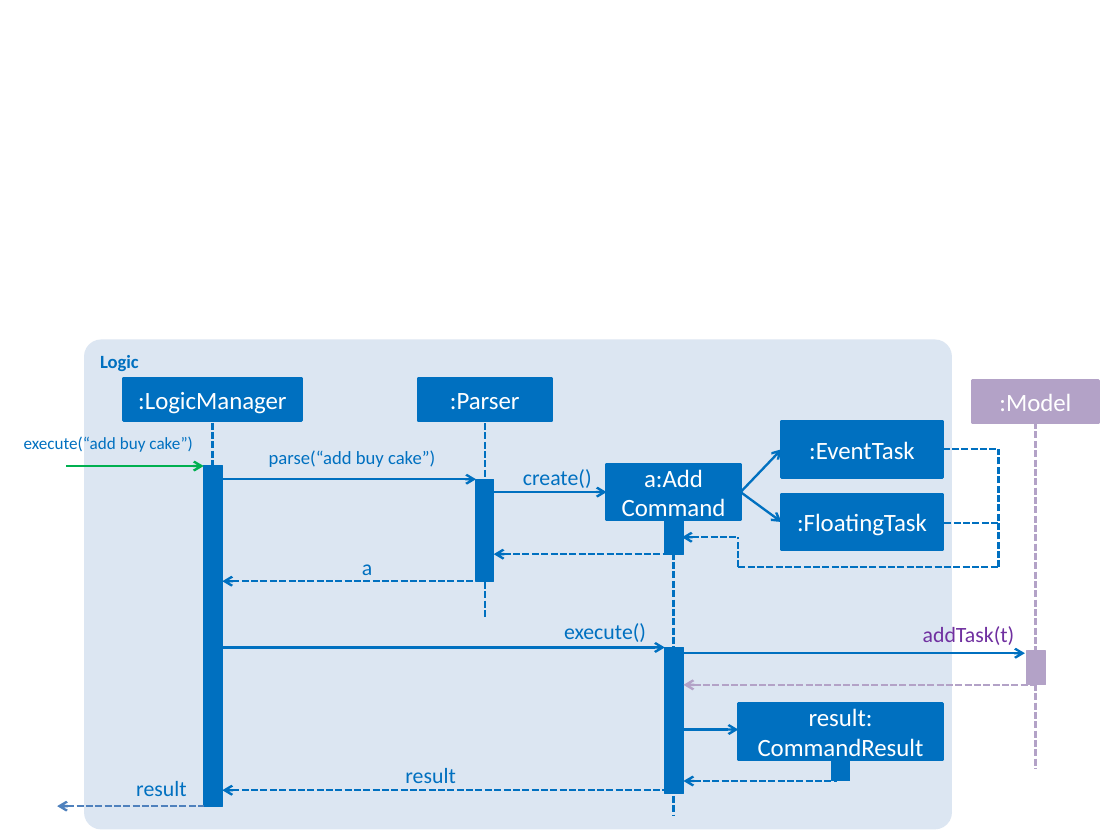
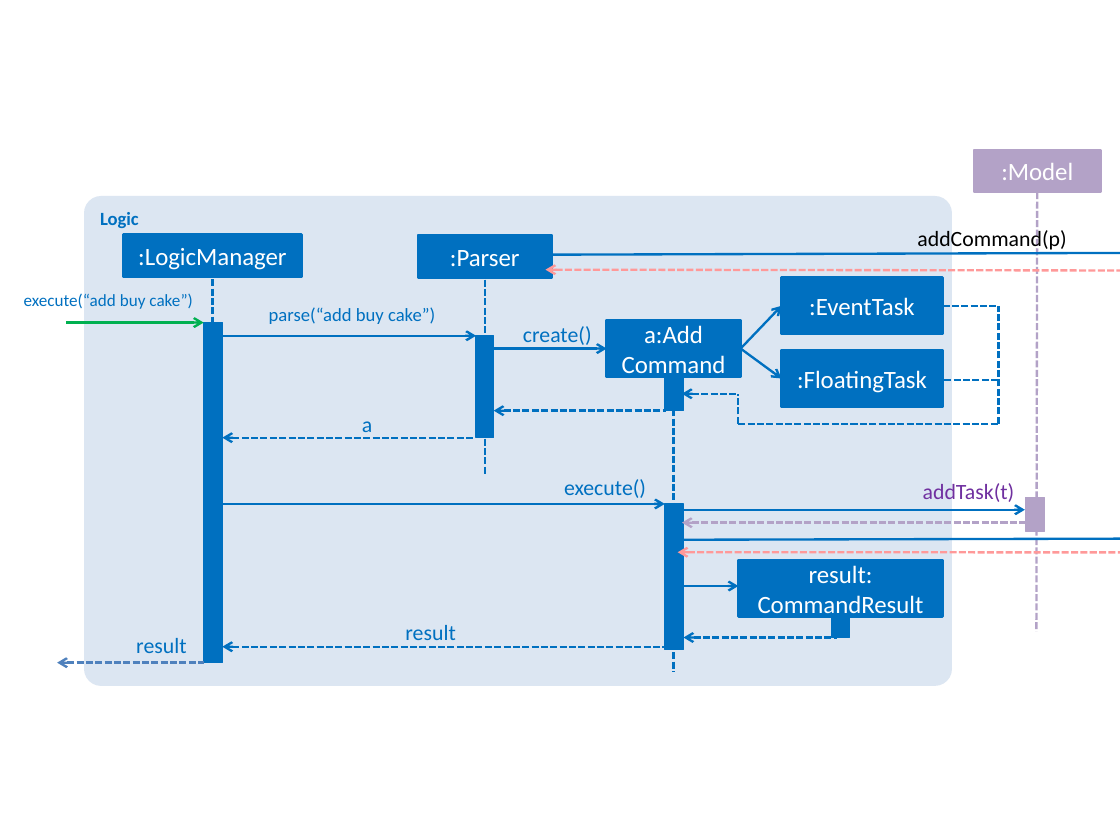
Before and after one commit to Mamtha3005/addressbook-level4, a slide deck: slide 7 of docs/diagrams/Diagrams.pptx. Drawn at 1120x840 pixels with LibreOffice and Linux fonts; fonts in the diff are those of the drawing. Boxes give left, top, right and bottom in pixels: in the first picture for what was removed or moved away, otherwise in the second. Text is boxed around its words. In the diff, an @@ line names an element or a change of style, - is before the commit and + after.

```diff
--- a/docs/diagrams/Diagrams.pptx
+++ b/docs/diagrams/Diagrams.pptx
@@ rectangle ":Model" moved from (x1=972, y1=381, x2=1099, y2=423) to (x1=974, y1=150, x2=1101, y2=193) @@
@@ line moved from (1036, 422) - (1036, 768) to (1037, 193) - (1036, 632) @@
@@ group added at (x1=545, y1=230, x2=1120, y2=552): 4 arrows, 2 texts @@
+addTask(p)
+addCommand(p)
@@ 14 arrows, 11 rectangles, 8 texts, 8 lines, 1 rounded rectangle moved together from (x1=24, y1=339, x2=1025, y2=829) to (x1=24, y1=196, x2=1025, y2=685) @@
@@ rectangle moved from (x1=1027, y1=651, x2=1046, y2=684) to (x1=1026, y1=497, x2=1045, y2=531) @@
@@ arrow moved from (683, 684) - (1036, 684) to (682, 523) - (1034, 523) @@
```
Also in this commit, not shown: 3 other slides changed, 1 slide added, 1 slide removed, 50 other files.
